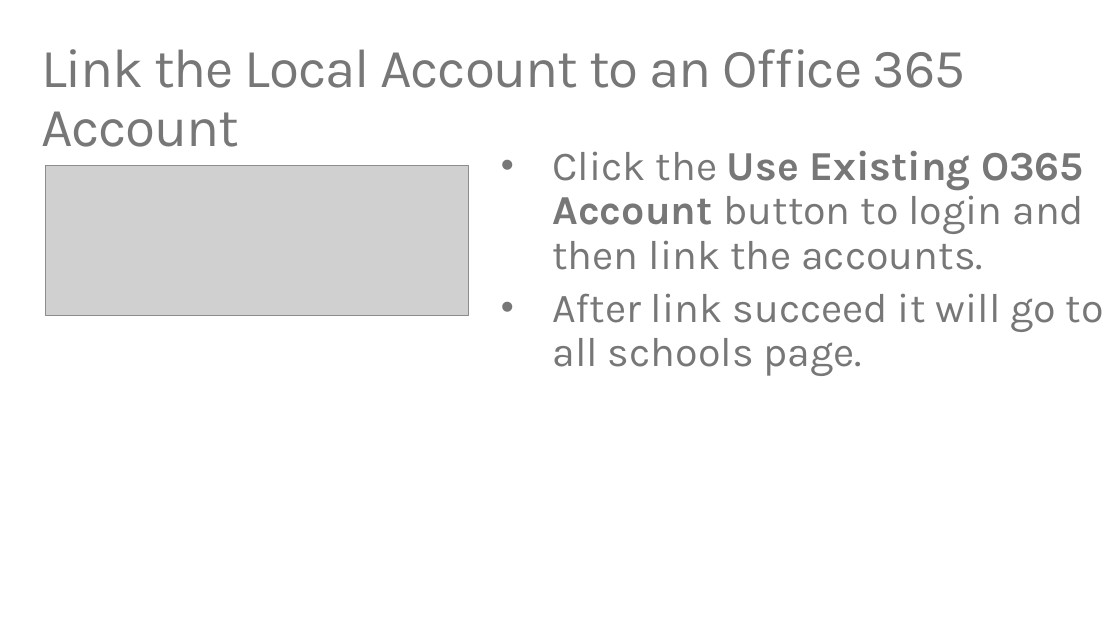
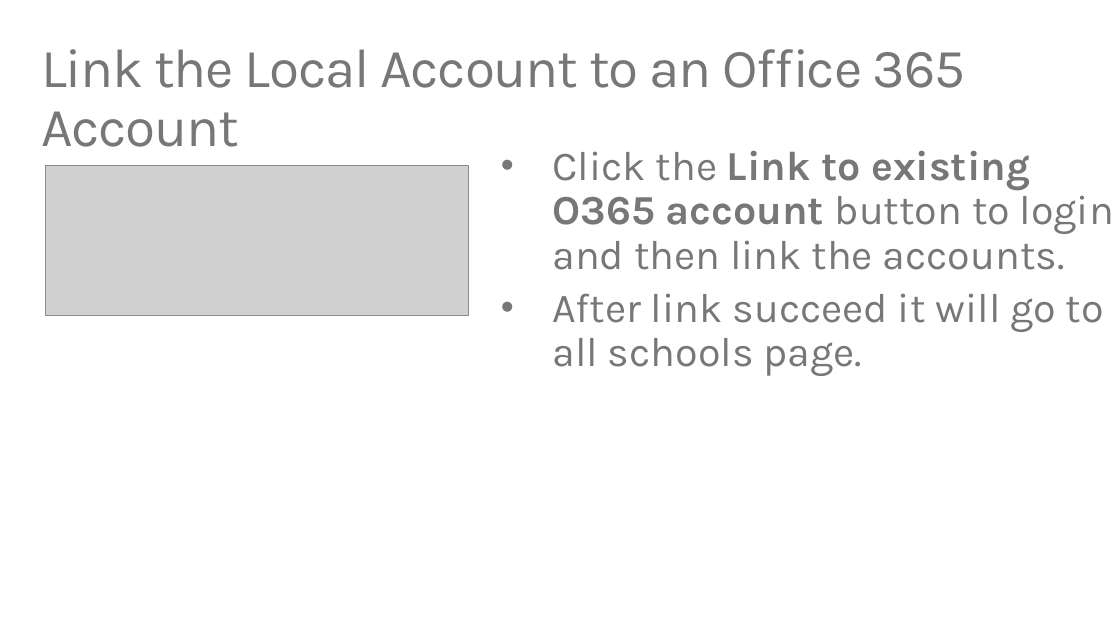
Before and after one commit to TylerLu/EDUGraphAPI-Angular, a slide deck: slide 18 of EDU GRAPH-API Demo Script.pptx (slide 19 before the commit). Drawn at 1120x630 pixels with LibreOffice and Linux fonts; fonts in the diff are those of the drawing; grey boxes stand for pictures. Boxes give left, top, right and bottom in pixels: in the first picture for what was removed or moved away, otherwise in the second. Text is boxed around its words. In the diff, an @@ line names an element or a change of style, - is before the commit and + after.

```diff
--- a/EDU GRAPH-API Demo Script.pptx
+++ b/EDU GRAPH-API Demo Script.pptx
@@ text at (552,151,1114,270): text changed @@
-• Click the Use Existing O365 Account button to login and then link the accounts.
+• Click the Link to existing O365 account button to login and then link the accounts.
```
Also in this commit, not shown: 5 other slides changed, 1 slide removed, 1 other file.
